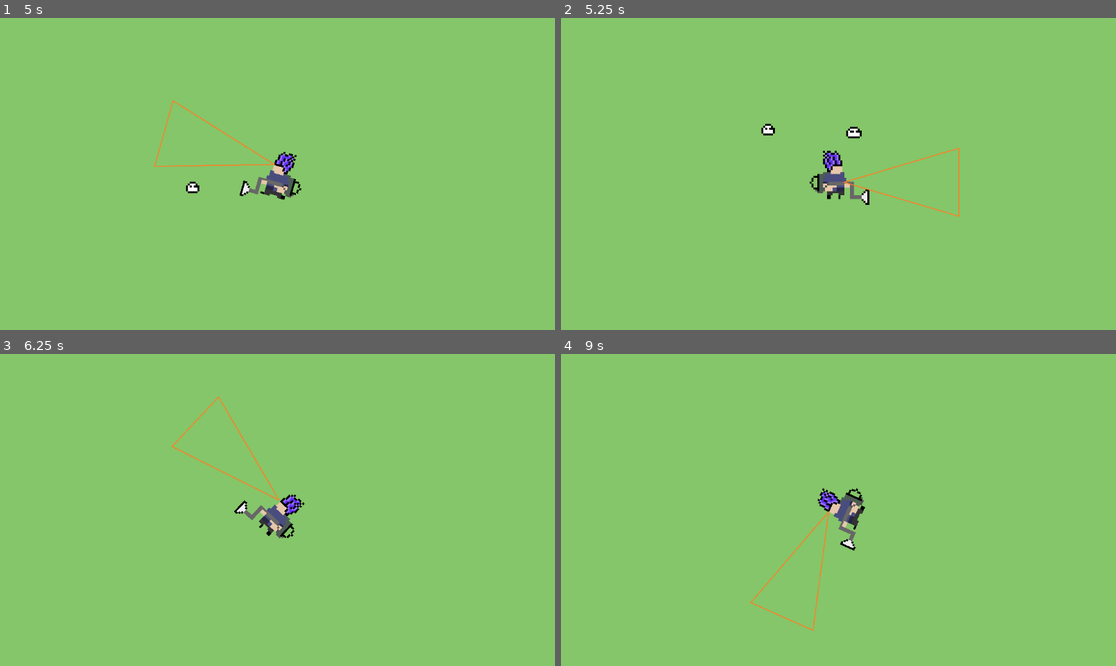
Above: before the commit, frames 1-4 (two rows, left to right).
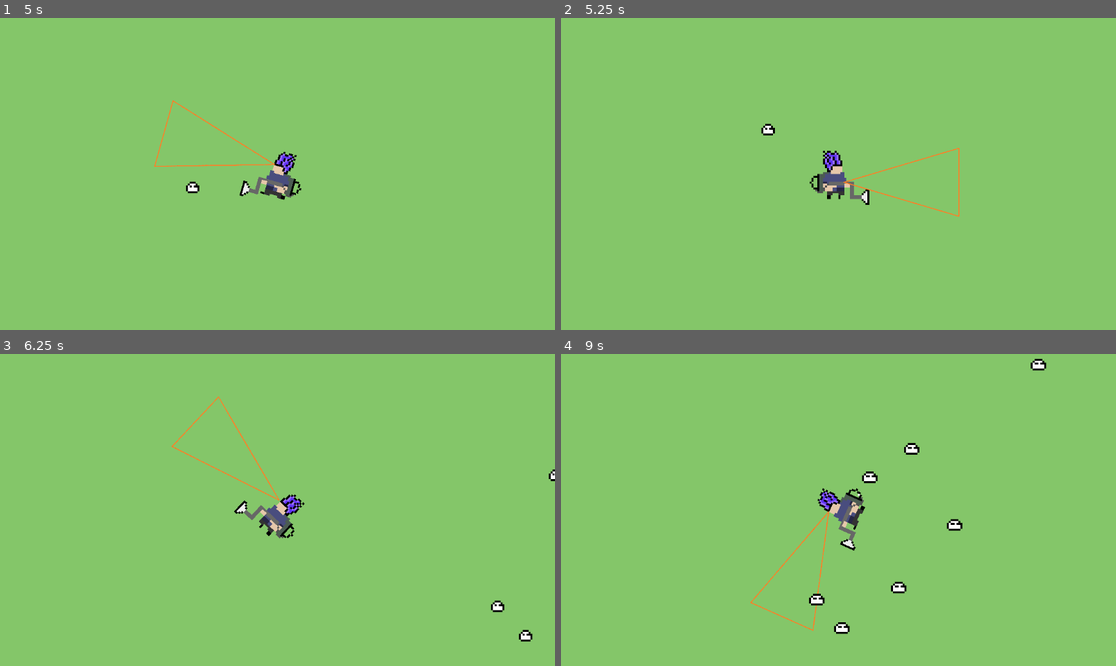
Above: after the commit, the same moments.

Repository: VMormoris/tinycreatures
Game: Godot game, scene res://Scenes/MainScene.tscn
Same seed, same stepped clock (60 frames per second), same inputs: the game is played once before the commit and once after it.
Inputs (mouse positions are in pixels of both pictures, inside the frame that each line leads up to):
- Up to frame 1 (5 s): move the mouse to (399, 158) at 0.52 s; press the mouse at (399, 158) at 0.53 s; hold D (Right) 0.53-1.28 s; move the mouse to (166, 189) at 1.27 s; release the mouse at (166, 189) at 1.28 s; hold S (Down) 1.28-2.03 s; click (166, 189) at 1.35 s; move the mouse to (333, 105) at 2.02 s; press the mouse at (333, 105) at 2.03 s; hold D (Right) 2.03-2.78 s; move the mouse to (249, 236) at 2.77 s; release the mouse at (249, 236) at 2.78 s; hold W (Up) 2.78-3.53 s; click (249, 236) at 2.85 s; move the mouse to (444, 220) at 3.52 s; press the mouse at (444, 220) at 3.53 s; hold A (Left) from 3.53 s (still down); move the mouse to (111, 127) at 4.27 s; release the mouse at (111, 127) at 4.28 s; click (111, 127) at 4.35 s
- Up to frame 2 (5.25 s): move the mouse to (866, 174) at 5.02 s; release A (Left) at 5.03 s; press the mouse at (866, 174) at 5.03 s; hold S (Down) from 5.03 s (still down)
- Up to frame 3 (6.25 s): move the mouse to (194, 432) at 5.77 s; release S (Down) at 5.78 s; release the mouse at (194, 432) at 5.78 s; hold D (Right) from 5.78 s (still down); click (194, 432) at 5.85 s
- Up to frame 4 (9 s): move the mouse to (960, 494) at 6.52 s; release D (Right) at 6.53 s; press the mouse at (960, 494) at 6.53 s; hold W (Up) 6.53-7.28 s; move the mouse to (727, 525) at 7.27 s; release the mouse at (727, 525) at 7.28 s; hold D (Right) 7.28-8.03 s; click (727, 525) at 7.35 s; move the mouse to (894, 441) at 8.02 s; press the mouse at (894, 441) at 8.03 s; hold S (Down) 8.03-8.78 s; move the mouse to (810, 572) at 8.77 s; release the mouse at (810, 572) at 8.78 s; hold A (Left) from 8.78 s (still down); click (810, 572) at 8.85 s

Frame 1 is identical in both runs. In frame 2, less than 0.1% of the frame differs, in the area x 51-55%, y 34-39%; in frame 3, 0.2%; in frame 4, 0.7%, in the area x 44-88%, y 1-90%.

Commit message:
Spawn around the player

Diff:
--- a/Scripts/GameManager.gd
+++ b/Scripts/GameManager.gd
@@ -1,6 +1,10 @@
 extends Node2D
 
 @export var slime_scene: PackedScene
+@export var enemies: int = 50
+@export var range: int = 200
+
+@onready var player: CharacterBody2D = %Player
 
 # Called when the node enters the scene tree for the first time.
 func _ready() -> void:
@@ -13,5 +17,19 @@
 
 
 func _on_slime_timer_timeout() -> void:
-	var slime = slime_scene.instantiate()
-	add_child(slime)
+	for i in enemies:
+		var slime = slime_scene.instantiate()
+		var radians = 2 * PI / enemies * i
+
+		var vertical = sin(radians)
+		vertical *= randf_range(1.1,1.5)
+		var horizontal = cos(radians)
+		horizontal *= randf_range(1.1,1.5)
+		var spawndir = Vector2(horizontal, vertical)
+
+		var spawnpos = player.position + spawndir * range
+		#print(spawnpos)
+
+		slime.position = spawnpos
+
+		add_child(slime)
